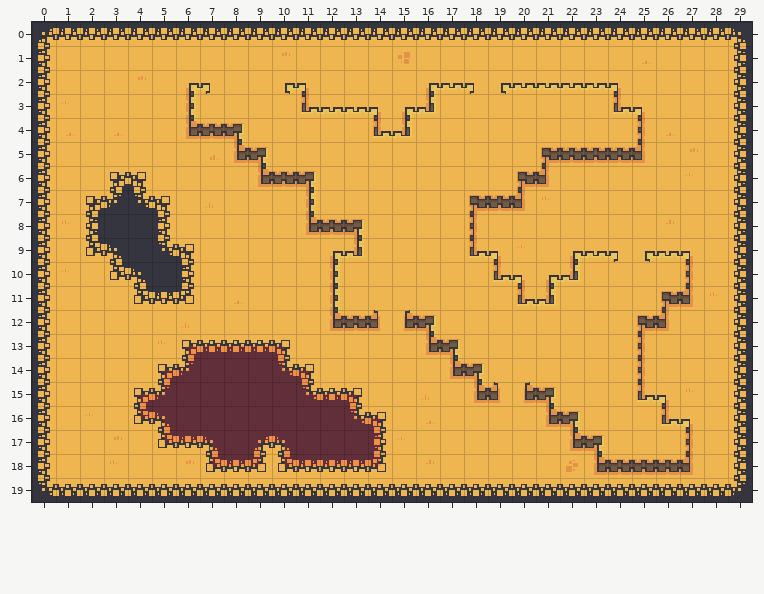
A Tiled map gets an edit: tiled/Tilemaps/TestingTerrains.tmx. That is the earlier state.
Cells are 16x16 px. Shown: x 0..29, y 0..19. Not drawn, because the pictures are missing: unchanged layer "F0".
New version:
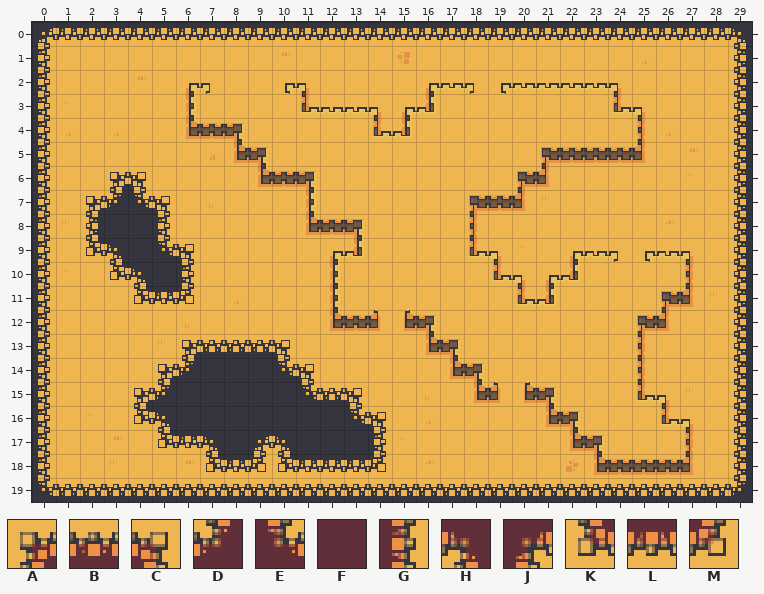
Key: from "Collision": A 0, B 1, C 2, D 3, E 4, F 6, G 7, H 8, J 9, K 10, L 11, M 12.
_ is an empty cell, . an unchanged one.
See-through tiles are keyed as they look on the map.
The exact change:
--- layer "Collision" (removed)
@@ x 4..14 @@
-13 ..ABBBC....
-14 .ADFFFEC...
-15 ADFFFFFEBC.
-16 KHFFFFFFFEC
-17 .KLHFJHFFFG
-18 ...KLMKLLLM
+13 .._____....
+14 ._______...
+15 __________.
+16 ___________
+17 .__________
+18 ...________
Pixel boxes of the changes (left, top, right, bottom) in both pictures:
removed: (140, 346, 380, 466)
